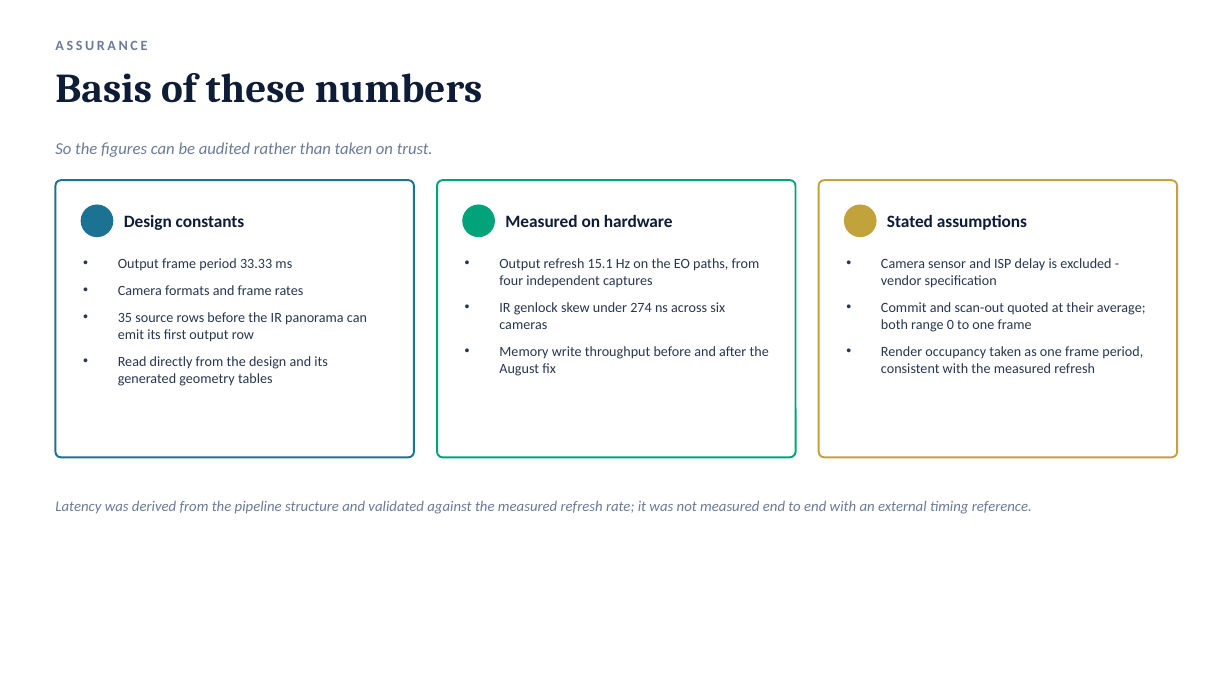
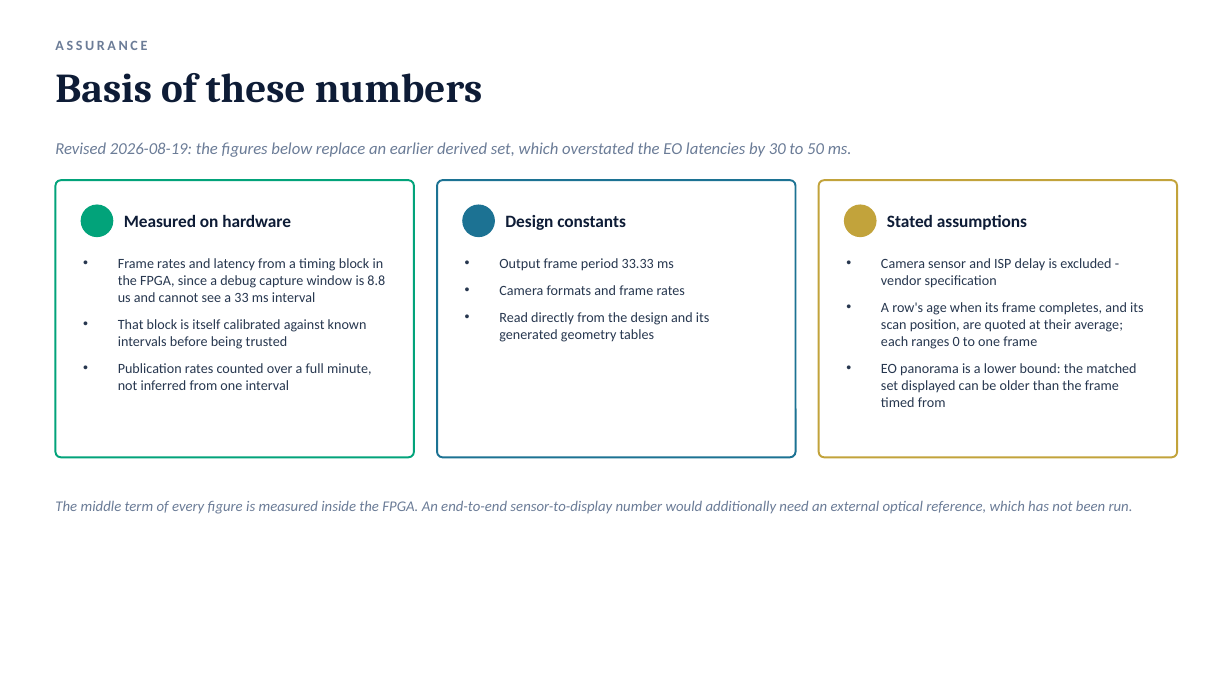
Before and after one commit to auuais/EO_Panorama_V19_M1, a slide deck: slide 11 of docs/latency/EO_IR_Panorama_Latency_Analysis.pptx. Drawn at 1232x693 pixels with LibreOffice and Linux fonts; fonts in the diff are those of the drawing. Boxes give left, top, right and bottom in pixels: in the first picture for what was removed or moved away, otherwise in the second. Text is boxed around its words. In the diff, an @@ line names an element or a change of style, - is before the commit and + after.

```diff
--- a/docs/latency/EO_IR_Panorama_Latency_Analysis.pptx
+++ b/docs/latency/EO_IR_Panorama_Latency_Analysis.pptx
@@ text at <box>55,142,852,157</box>: text changed @@
-So the figures can be audited rather than taken on trust.
+Revised 2026-08-19: the figures below replace an earlier derived set, which overstated the EO latencies by 30 to 50 ms.
@@ rounded rectangle at <box>55,180,414,457</box>: outline #1C7293 1.5 pt to #02A37A 1.5 pt @@
@@ ellipse at <box>81,205,113,237</box>: fill #1C7293 to #02A37A; outline #1C7293 1 pt to #02A37A 1 pt @@
@@ rounded rectangle at <box>437,180,796,457</box>: outline #02A37A 1.5 pt to #1C7293 1.5 pt @@
@@ ellipse at <box>463,205,494,237</box>: fill #02A37A to #1C7293; outline #02A37A 1 pt to #1C7293 1 pt @@
@@ text at <box>124,215,291,227</box>: text changed @@
-Design constants
+Measured on hardware
@@ text at <box>505,215,626,230</box>: text changed @@
-Measured on hardware
+Design constants
@@ text at <box>118,258,385,390</box>: text changed @@
-• Output frame period 33.33 ms
-• Camera formats and frame rates
-• 35 source rows before the IR panorama can emit its first output row
-• Read directly from the design and its generated geometry tables
+• Frame rates and latency from a timing block in the FPGA, since a debug capture window is 8.8 us and cannot see a 33 ms interval
+• That block is itself calibrated against known intervals before being trusted
+• Publication rates counted over a full minute, not inferred from one interval
@@ text at <box>499,258,709,342</box>: text changed @@
-• Output refresh 15.1 Hz on the EO paths, from four independent captures
-• IR genlock skew under 274 ns across six cameras
-• Memory write throughput before and after the August fix
+• Output frame period 33.33 ms
+• Camera formats and frame rates
+• Read directly from the design and its generated geometry tables
@@ text at <box>881,302,1143,407</box>: text changed @@
-• Commit and scan-out quoted at their average; both range 0 to one frame
-• Render occupancy taken as one frame period, consistent with the measured refresh
+• A row's age when its frame completes, and its scan position, are quoted at their average; each ranges 0 to one frame
+• EO panorama is a lower bound: the matched set displayed can be older than the frame timed from
@@ text at <box>55,501,1133,514</box>: text changed @@
-Latency was derived from the pipeline structure and validated against the measured refresh rate; it was not measured end to end with an external timing reference.
+The middle term of every figure is measured inside the FPGA. An end-to-end sensor-to-display number would additionally need an external optical reference, which has not been run.
```
Also in this commit, not shown: 7 other slides changed, 3 other files.
